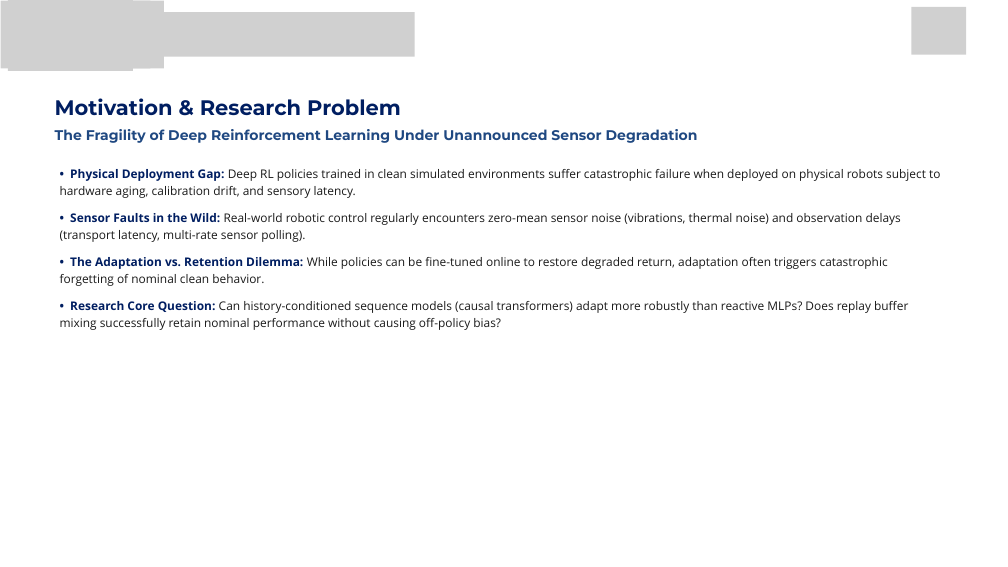
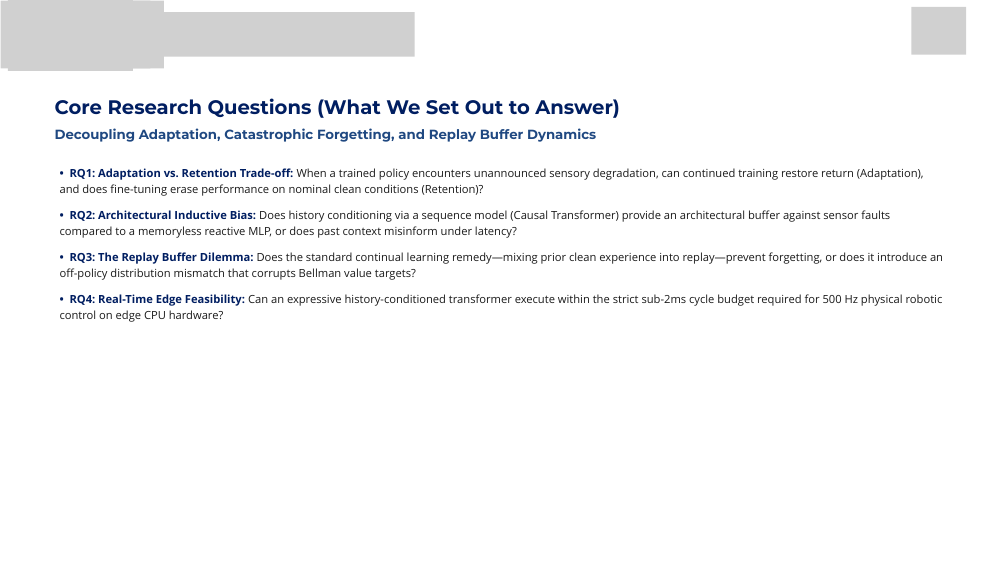
Before and after one commit to Fane-Nathan/tmrl, a slide deck: slide 3 of paper/reporting/193 - Presentation.pptx (slide 2 before the commit). Drawn at 1008x567 pixels with LibreOffice and Linux fonts; fonts in the diff are those of the drawing; grey boxes stand for pictures; background and template pictures are left out. Boxes give left, top, right and bottom in pixels: in the first picture for what was removed or moved away, otherwise in the second. Text is boxed around its words. In the diff, an @@ line names an element or a change of style, - is before the commit and + after.

```diff
--- a/paper/reporting/193 - Presentation.pptx
+++ b/paper/reporting/193 - Presentation.pptx
@@ text at (55, 98, 619, 118): text changed; size 30 to 28 pt @@
-Motivation & Research Problem
+Core Research Questions (What We Set Out to Answer)
@@ text at (55, 128, 596, 142): text changed; size 20 to 19 pt @@
-The Fragility of Deep Reinforcement Learning Under Unannounced Sensor Degradation
+Decoupling Adaptation, Catastrophic Forgetting, and Replay Buffer Dynamics
@@ text at (60, 168, 943, 322): text changed; size 17 to 16 pt @@
-• Physical Deployment Gap: Deep RL policies trained in clean simulated environments suffer catastrophic failure when deployed on physical robots subject to hardware aging, calibration drift, and sensory latency.
-• Sensor Faults in the Wild: Real-world robotic control regularly encounters zero-mean sensor noise (vibrations, thermal noise) and observation delays (transport latency, multi-rate sensor polling).
-• The Adaptation vs. Retention Dilemma: While policies can be fine-tuned online to restore degraded return, adaptation often triggers catastrophic forgetting of nominal clean behavior.
-• Research Core Question: Can history-conditioned sequence models (causal transformers) adapt more robustly than reactive MLPs? Does replay buffer mixing successfully retain nominal performance without causing off-policy bias?
+• RQ1: Adaptation vs. Retention Trade-off: When a trained policy encounters unannounced sensory degradation, can continued training restore return (Adaptation), and does fine-tuning erase performance on nominal clean conditions (Retention)?
+• RQ2: Architectural Inductive Bias: Does history conditioning via a sequence model (Causal Transformer) provide an architectural buffer against sensor faults compared to a memoryless reactive MLP, or does past context misinform under latency?
+• RQ3: The Replay Buffer Dilemma: Does the standard continual learning remedy—mixing prior clean experience into replay—prevent forgetting, or does it introduce an off-policy distribution mismatch that corrupts Bellman value targets?
+• RQ4: Real-Time Edge Feasibility: Can an expressive history-conditioned transformer execute within the strict sub-2ms cycle budget required for 500 Hz physical robotic control on edge CPU hardware?
```
Also in this commit, not shown: 9 other slides changed, 1 slide added, 1 slide removed, 15 other files.
